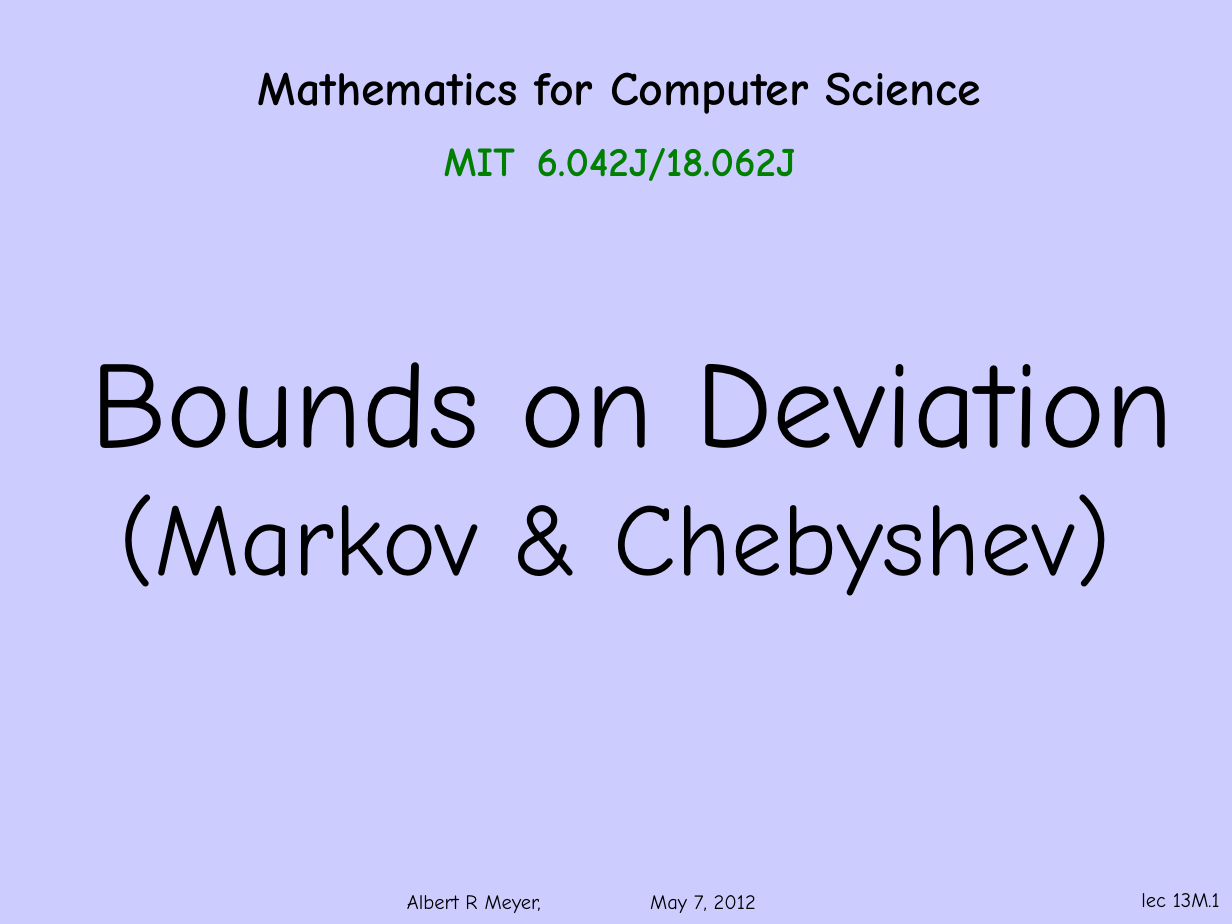
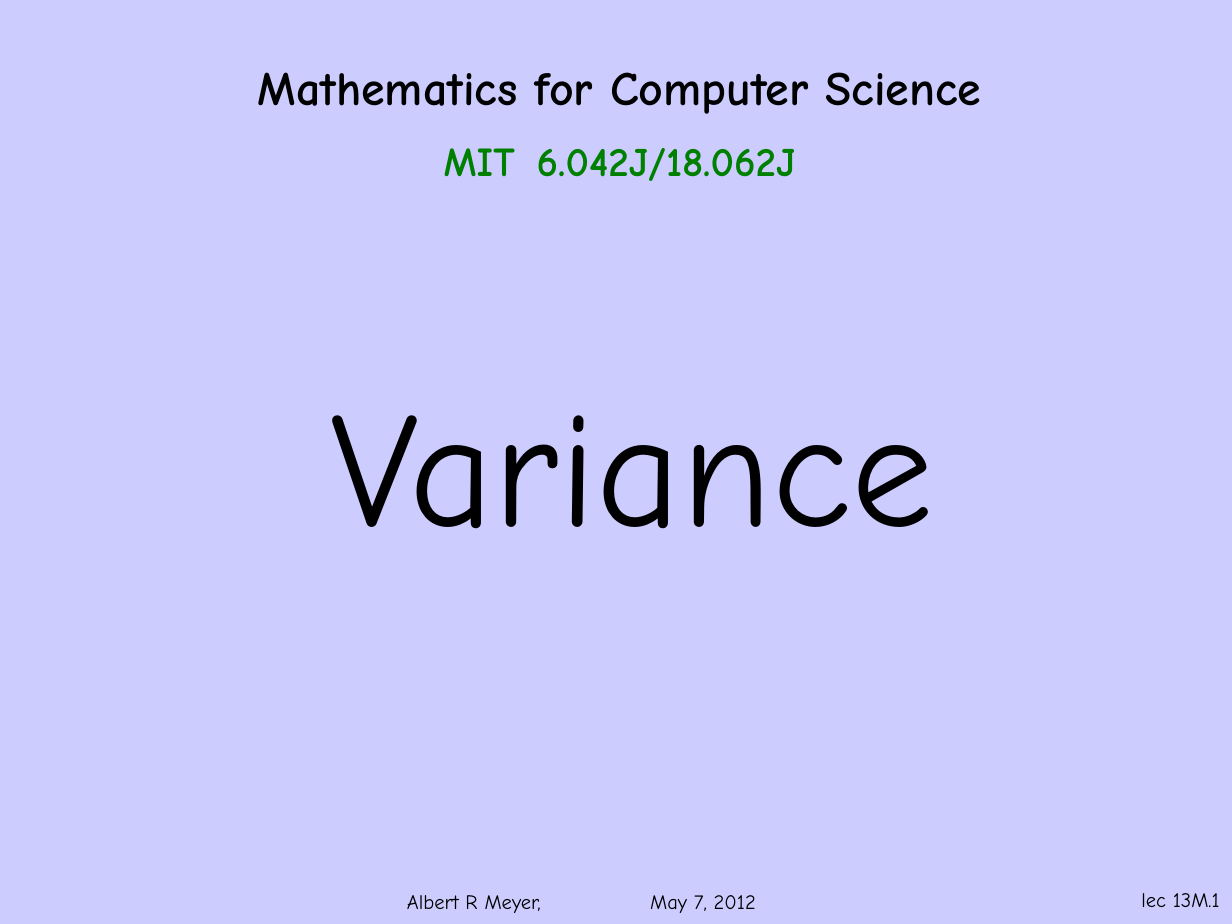
Before and after one commit to armeyer/mcs_web, a slide deck: slide 1 of spring13/slides13/deviation-bounds.pptx. Drawn at 1232x924 pixels with LibreOffice and Linux fonts; fonts in the diff are those of the drawing; background and template pictures are left out. Boxes give left, top, right and bottom in pixels: in the first picture for what was removed or moved away, otherwise in the second. Text is boxed around its words. In the diff, an @@ line names an element or a change of style, - is before the commit and + after.

Commit message:
add deviation slides

```diff
--- a/spring13/slides13/deviation-bounds.pptx
+++ b/spring13/slides13/deviation-bounds.pptx
@@ text at box(331, 415, 934, 529): text changed; size 60 to 96 pt @@
-Bounds on Deviation
-(Markov & Chebyshev)
+Variance
```
Also in this commit, not shown: 12 other slides changed, 2 slides added, 19 slides removed, 5 other files.
